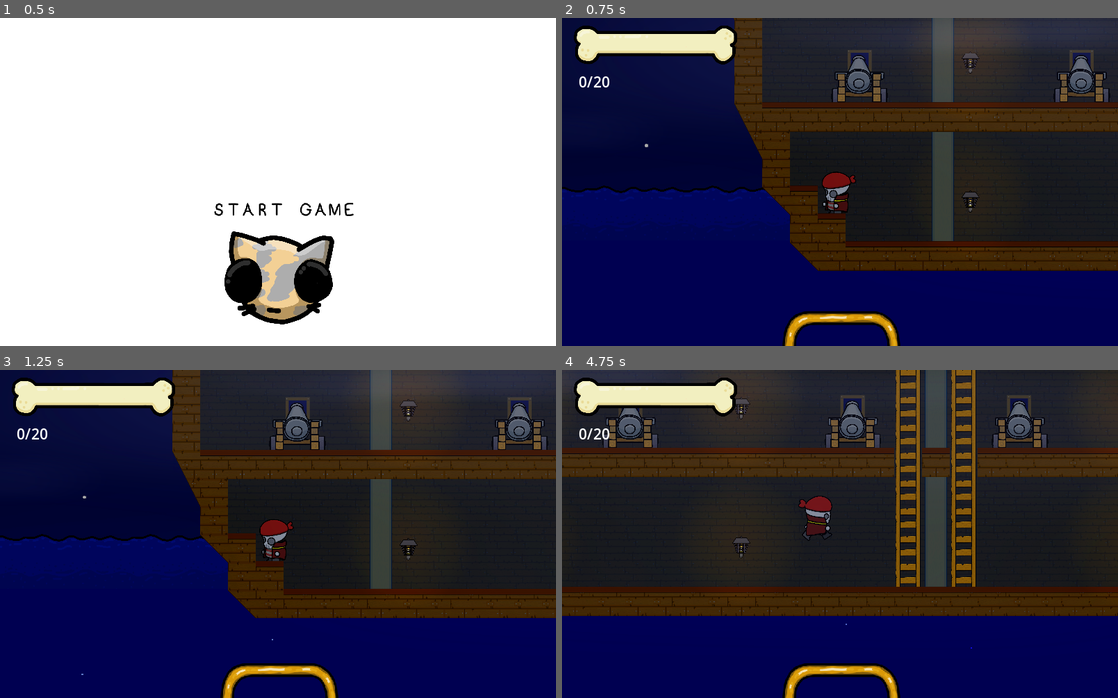
Above: before the commit, frames 1-4 (two rows, left to right).
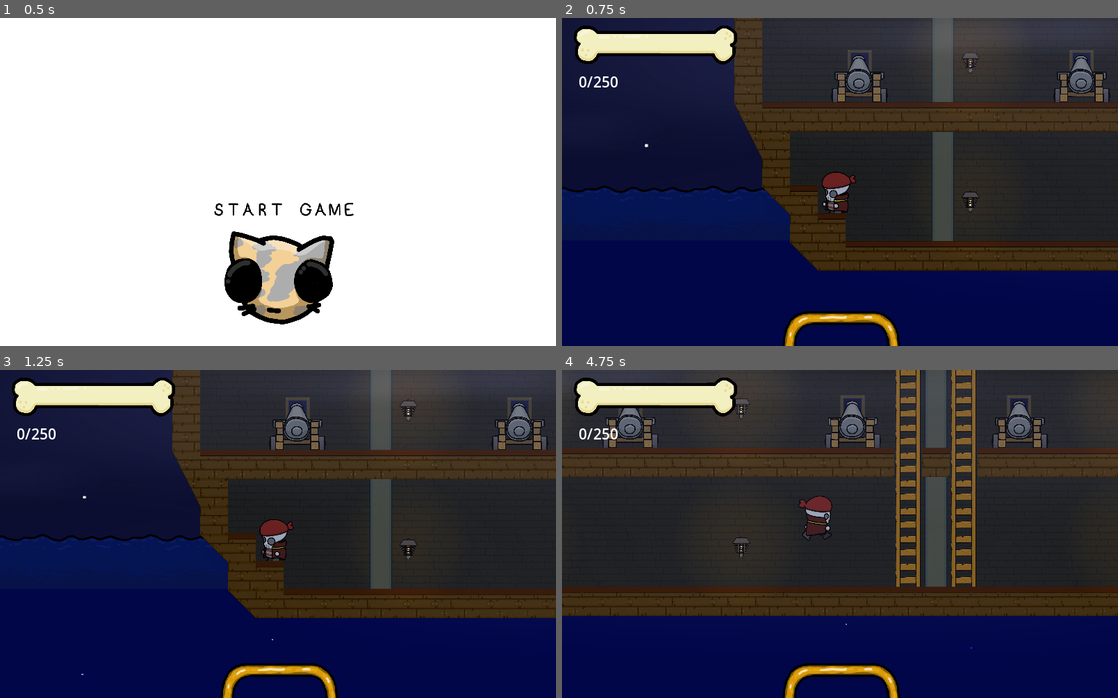
Above: after the commit, the same moments.

Repository: FakeAppleSauce/A-Pirate-s-Curse
Game: Godot game, scene res://Scenes/MainMenu.tscn
Two runs of this game, one before a commit and one after it. Both use one fixed random seed, a clock stepped at 60 frames per second and the inputs below.
Inputs (mouse positions are in pixels of both pictures, inside the frame that each line leads up to):
- Up to frame 1 (0.5 s): no input
- Up to frame 2 (0.75 s): click (840, 277) at 0.5 s
- Up to frame 3 (1.25 s): no input
- Up to frame 4 (4.75 s): move the mouse to (962, 517) at 1.27 s; hold D (moveRight) 1.28-2.78 s; tap F (Fish) at 1.35, 2.85, 4.35 s; tap Space (Jump) at 1.52, 2.27, 3.77, 4.52 s; move the mouse to (728, 550) at 2.02 s; tap E (Use) at 2.1, 3.6 s; move the mouse to (895, 461) at 2.77 s; hold A (moveLeft) 2.78-3.53 s; move the mouse to (812, 599) at 3.52 s; hold D (moveRight) from 3.53 s (still down); move the mouse to (1006, 583) at 4.27 s

Frame 1 is identical in both runs. In frame 2, 0.1% of the frame differs, in the area x 7-74%, y 12-58%; in frame 3, 0.1%; in frame 4, 3.4%, in the area x 7-75%, y 0-85%.

Commit message:
The Last One But Actually

Diff:
--- a/Scenes/MainGame.tscn
+++ b/Scenes/MainGame.tscn
@@ -10,32 +10,6 @@
 [ext_resource type="Texture2D" uid="uid://dy6u25vw857b5" path="res://Sprites/Sky.PNG" id="9_yo5bj"]
 [ext_resource type="Texture2D" uid="uid://mss2pp6lvfgs" path="res://Sprites/Clouds.PNG" id="10_c51ib"]
 [ext_resource type="PackedScene" uid="uid://bxojbkufss5dm" path="res://Scenes/booger.tscn" id="11_flknr"]
-
-[sub_resource type="Environment" id="Environment_qucbl"]
-background_mode = 3
-background_color = Color(0.13037, 0.144533, 0.616796, 1)
-ambient_light_source = 1
-ambient_light_color = Color(0.624509, 0.600386, 0.0285562, 0.690196)
-ambient_light_energy = 11.4
-tonemap_mode = 2
-ssr_fade_in = 0.00618518
-ssr_fade_out = 4.92458
-glow_enabled = true
-glow_levels/1 = 5.06
-glow_levels/5 = 0.83
-glow_levels/6 = 0.78
-glow_levels/7 = 0.09
-glow_intensity = 1.32
-glow_strength = 1.08
-glow_blend_mode = 1
-glow_hdr_threshold = 0.21
-fog_sun_scatter = 0.19
-fog_density = 0.5638
-fog_height = 165.16
-fog_height_density = 3.7849
-adjustment_enabled = true
-adjustment_brightness = 0.7
-adjustment_saturation = 1.43
 
 [sub_resource type="TileSetAtlasSource" id="TileSetAtlasSource_2hsgh"]
 texture = ExtResource("1_uj6mt")
@@ -197,7 +171,6 @@
 position = Vector2(-1, 0)
 
 [node name="WorldEnvironment" type="WorldEnvironment" parent="."]
-environment = SubResource("Environment_qucbl")
 
 [node name="TileMaps" type="Node" parent="."]
 
--- a/Scripts/Global.gd
+++ b/Scripts/Global.gd
@@ -26,7 +26,7 @@
 var cannonStatus = ["timedOut", "timedOut", "timedOut", "timedOut", "timedOut", "timedOut"]
 
 var fishingPoles = 1000
-var treasuresHolding = 100
+var treasuresHolding = 0
 var treasureList = [
 	{"name": "Doubloons", "description": "AAAA", "ability": "AA", "location": Rect2(0,0,1000,1000)}, #0
 	{"name": "Rum", "description": "AAAA", "ability": "AA", "location": Rect2(1000,0,1000,1000)}, #1
--- a/Scripts/ui.gd
+++ b/Scripts/ui.gd
@@ -28,7 +28,7 @@
 var duplicated_node = 3
 
 var points = 0
-var neededPoints = [20, 250, 500, 1000, 1500, 2500, 2000, 5000, 8000, 15000, 25000, 20000, 50000, 70000, 100000, 150000, 125000]
+var neededPoints = [250, 500, 1000, 1500, 2500, 2000, 5000, 8000, 15000, 25000, 20000, 50000, 70000, 100000, 150000, 125000]
 
 var drawerOpened = false
 
Not shown: 1 places in Scenes/MainGame.tscn that only renumber resources
Not shown, changed: index.html
Not shown, changed: index.pck
